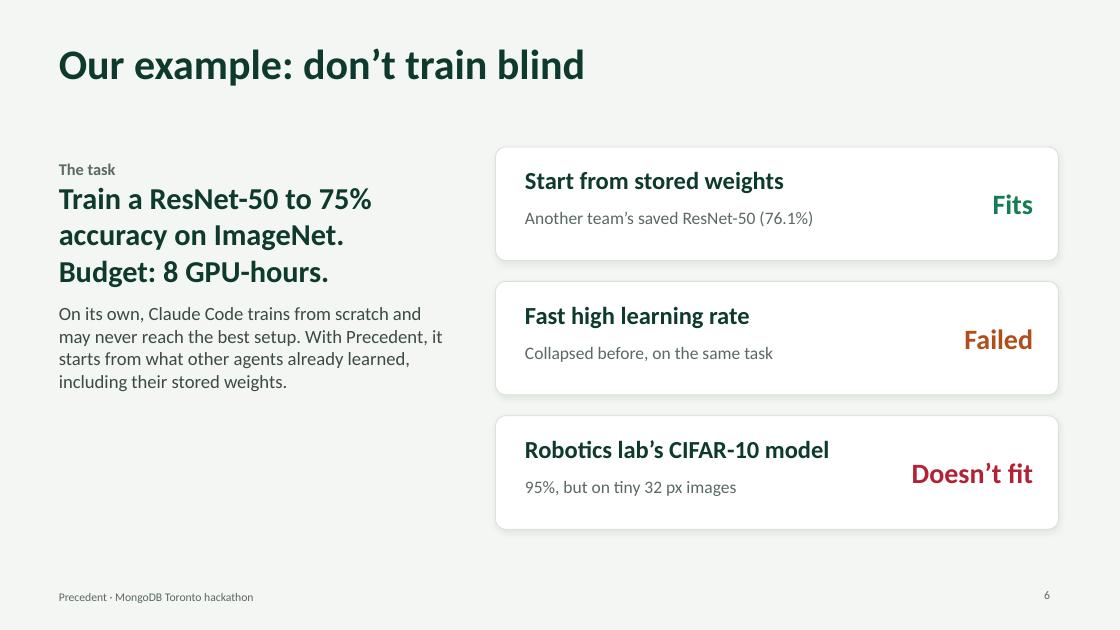
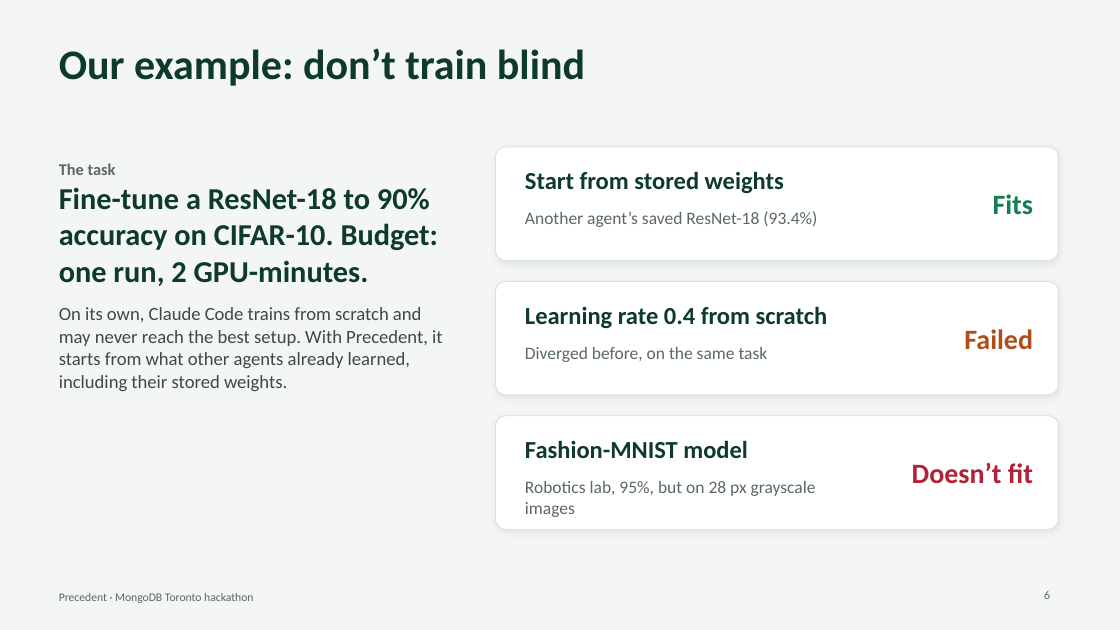
Before and after one commit to SalmaRoshdy-YG/Hackathon-project, a slide deck: slide 6 of docs/deck/precedent-deck.pptx. Drawn at 1120x630 pixels with LibreOffice and Linux fonts; fonts in the diff are those of the drawing. Boxes give left, top, right and bottom in pixels: in the first picture for what was removed or moved away, otherwise in the second. Text is boxed around its words. In the diff, an @@ line names an element or a change of style, - is before the commit and + after.

```diff
--- a/docs/deck/precedent-deck.pptx
+++ b/docs/deck/precedent-deck.pptx
@@ text at <box>59,187,438,286</box>: text changed @@
-Train a ResNet-50 to 75% accuracy on ImageNet. Budget: 8 GPU-hours.
+Fine-tune a ResNet-18 to 90% accuracy on CIFAR-10. Budget: one run, 2 GPU-minutes.
@@ text at <box>525,211,817,227</box>: text changed @@
-Another team’s saved ResNet-50 (76.1%)
+Another agent’s saved ResNet-18 (93.4%)
@@ text at <box>525,306,828,328</box>: text changed @@
-Fast high learning rate
+Learning rate 0.4 from scratch
@@ text at <box>525,347,768,362</box>: text changed @@
-Collapsed before, on the same task
+Diverged before, on the same task
@@ text at <box>525,440,748,458</box>: text changed @@
-Robotics lab’s CIFAR-10 model
+Fashion-MNIST model
@@ text at <box>525,481,816,517</box>: text changed @@
-95%, but on tiny 32 px images
+Robotics lab, 95%, but on 28 px grayscale images
```
Also in this commit, not shown: 4 other slides changed, 17 other files.
